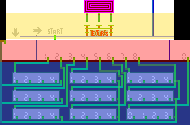
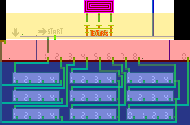
Layered file, before and after one edit (190x125). Changes by layer:
painted on "PipeNetwork" over bbox(47, 36, 49, 53)
painted on "Trigger" over bbox(9, 34, 143, 59)
painted on "Blocks" over bbox(33, 27, 49, 53)
